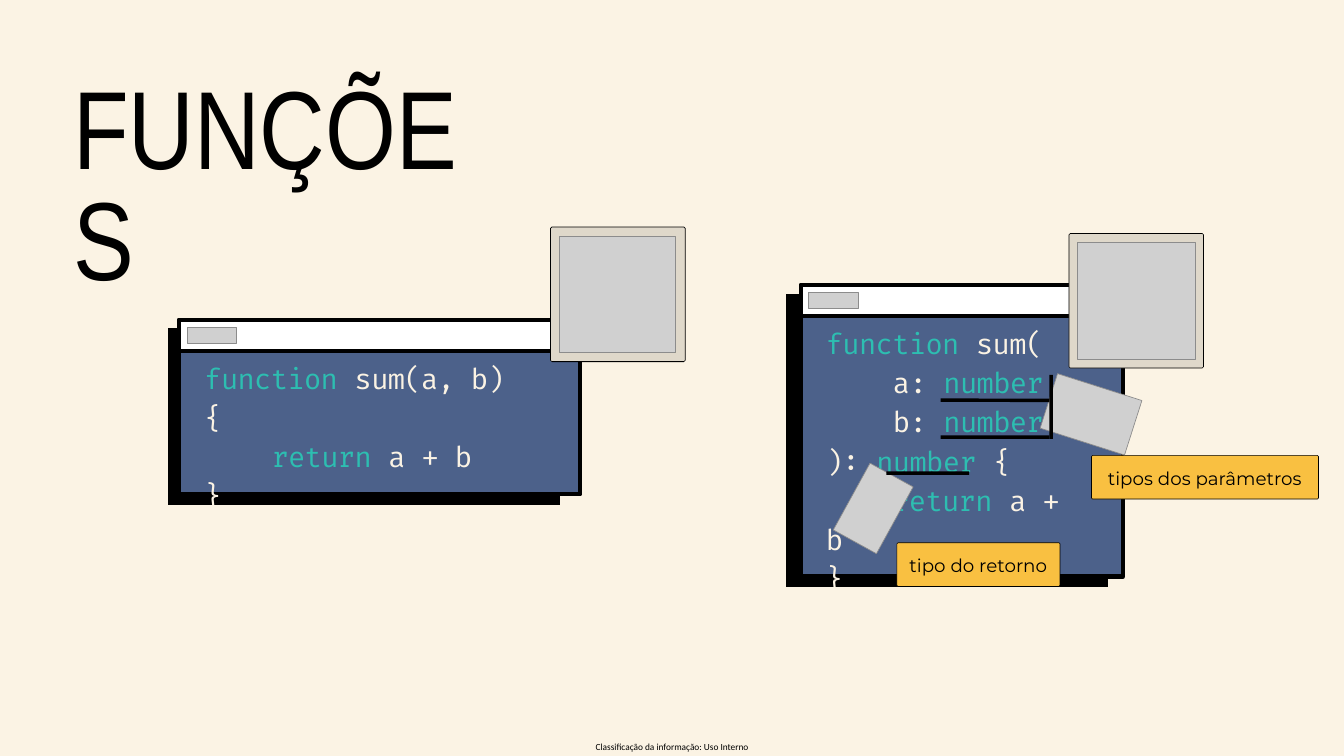
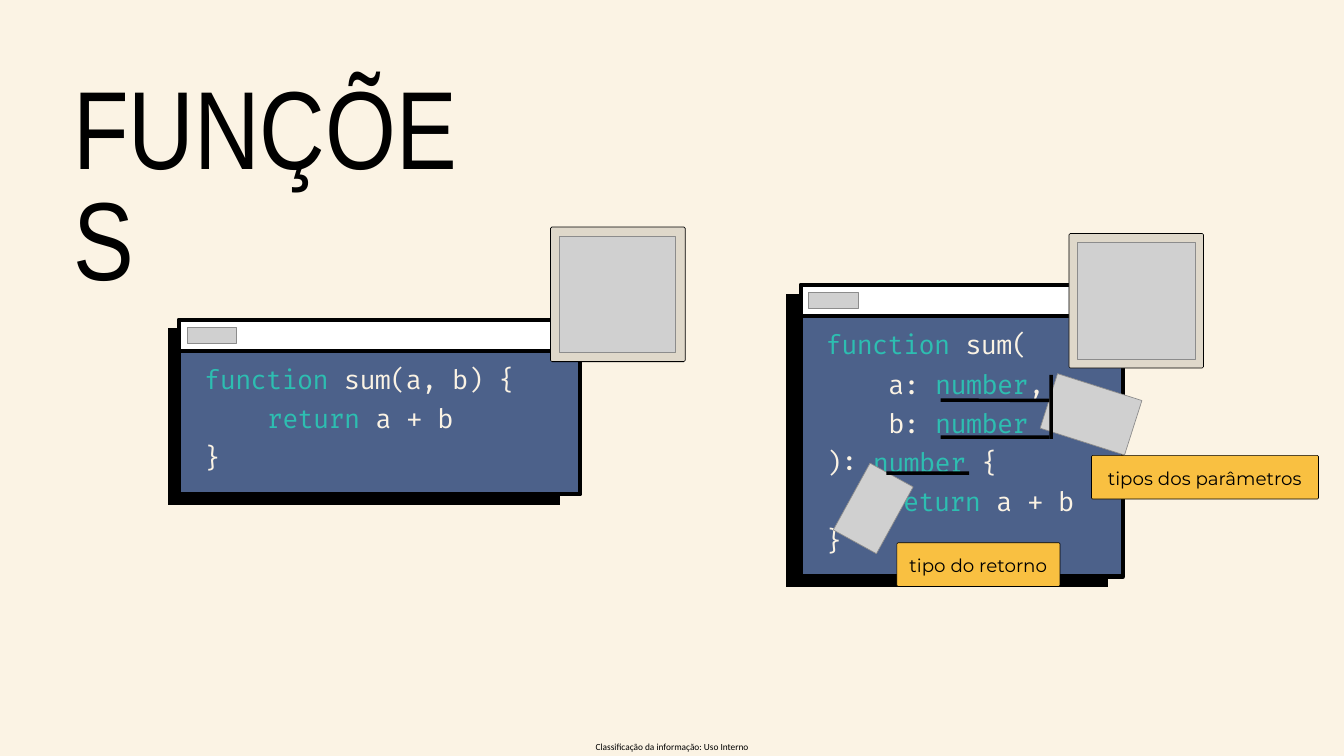
Before and after one commit to rafaelcalves/gitbook-prof-rafa, a slide deck: slide 19 of POO/Aulas/PPT/Aula #2 - Introdução ao Typescript.pptx. Drawn at 1344x756 pixels with LibreOffice and Linux fonts; fonts in the diff are those of the drawing; grey boxes stand for pictures. Boxes give left, top, right and bottom in pixels: in the first picture for what was removed or moved away, otherwise in the second. Text is boxed around its words. In the diff, an @@ line names an element or a change of style, - is before the commit and + after.

```diff
--- a/POO/Aulas/PPT/Aula #2 - Introdução ao Typescript.pptx
+++ b/POO/Aulas/PPT/Aula #2 - Introdução ao Typescript.pptx
@@ text "function sum(" at bbox=[826, 334, 1074, 519]: size 30 to 28 pt @@
@@ text "function sum(a, b) {" at bbox=[204, 368, 484, 429]: size 30 to 28 pt @@
```
Also in this commit, not shown: 1 other slide changed, 6 other files.
